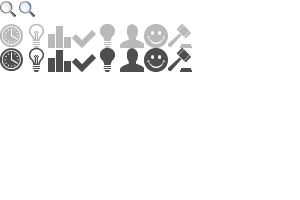
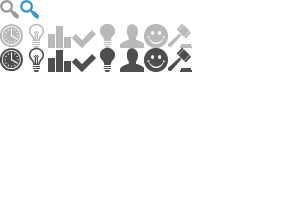
Layered file, before and after one edit (300px x 200px). Changes by layer:
added layer "Layer 8" above "Layer 7" over left=20, top=0, right=39, bottom=19
added layer "Layer 7" above "line_2" over left=0, top=0, right=19, bottom=19
hid "Layer 3" over left=0, top=1, right=16, bottom=17
hid "Layer 2" over left=19, top=1, right=35, bottom=17
